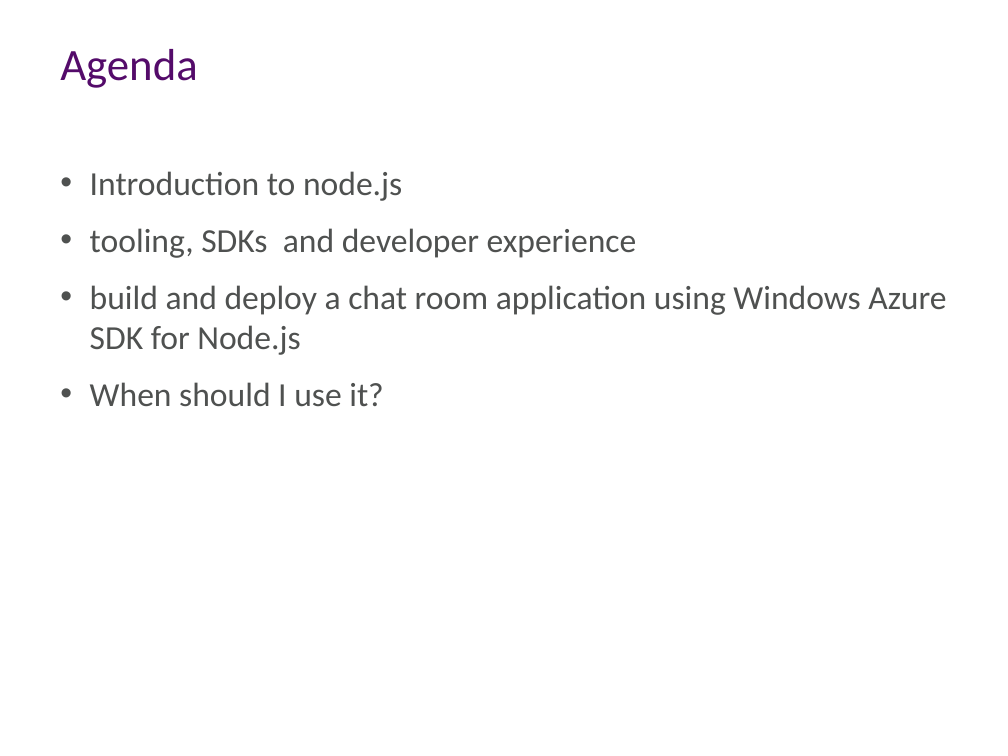
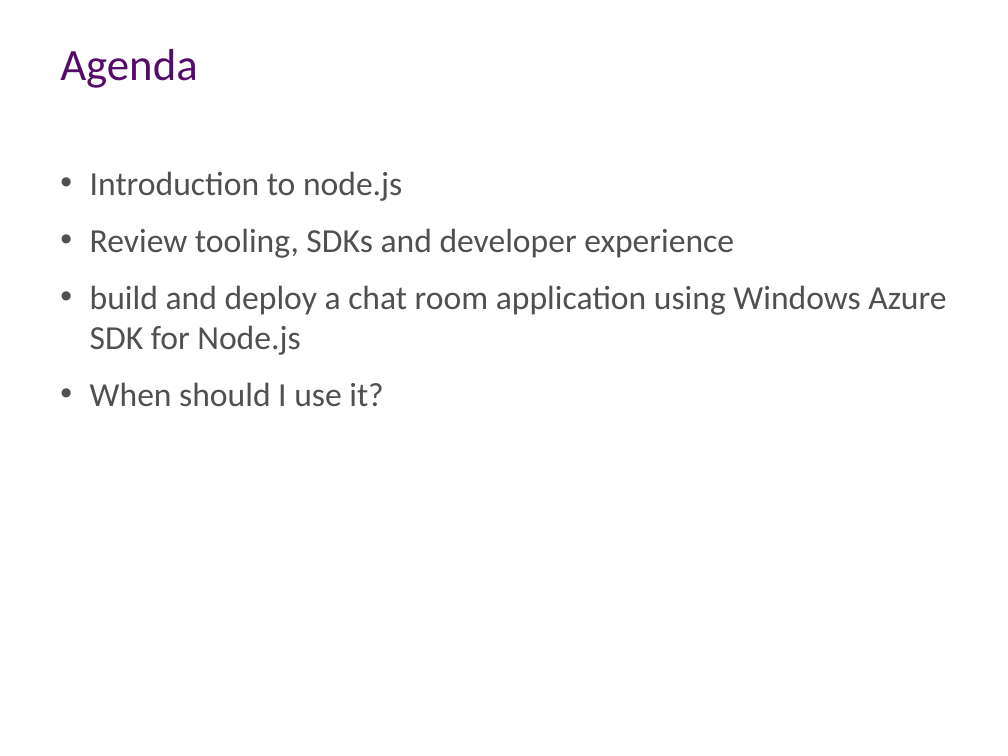
Before and after one commit to aidancasey/AzureNodeChatClient, a slide deck: slide 3 of presentation/Building Node.js Applications on Windows Azure.pptx. Drawn at 1008x756 pixels with LibreOffice and Linux fonts; fonts in the diff are those of the drawing; background and template pictures are left out. Boxes give left, top, right and bottom in pixels: in the first picture for what was removed or moved away, otherwise in the second. Text is boxed around its words. In the diff, an @@ line names an element or a change of style, - is before the commit and + after.

```diff
--- a/presentation/Building Node.js Applications on Windows Azure.pptx
+++ b/presentation/Building Node.js Applications on Windows Azure.pptx
@@ text at box(90, 228, 734, 258): text changed @@
-• tooling, SDKs and developer experience
+• Review tooling, SDKs and developer experience
```
Also in this commit, not shown: 9 other slides changed.
